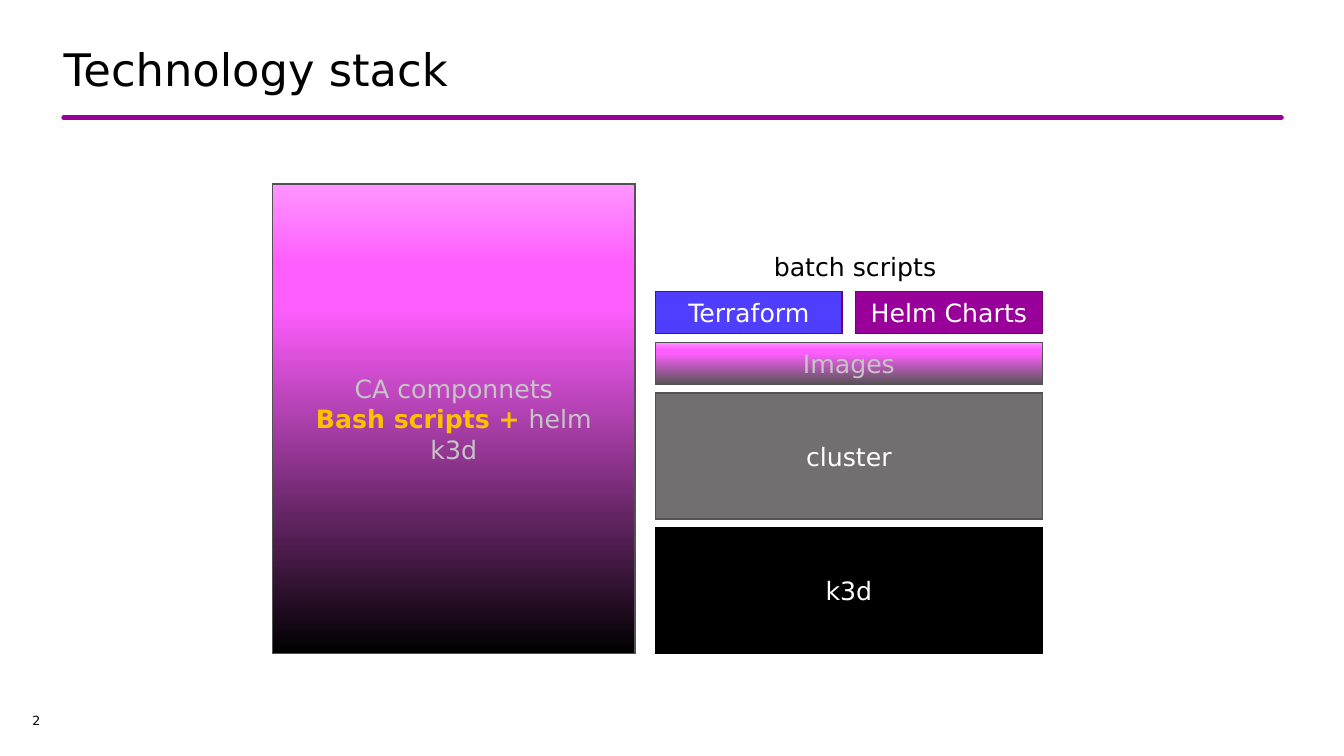
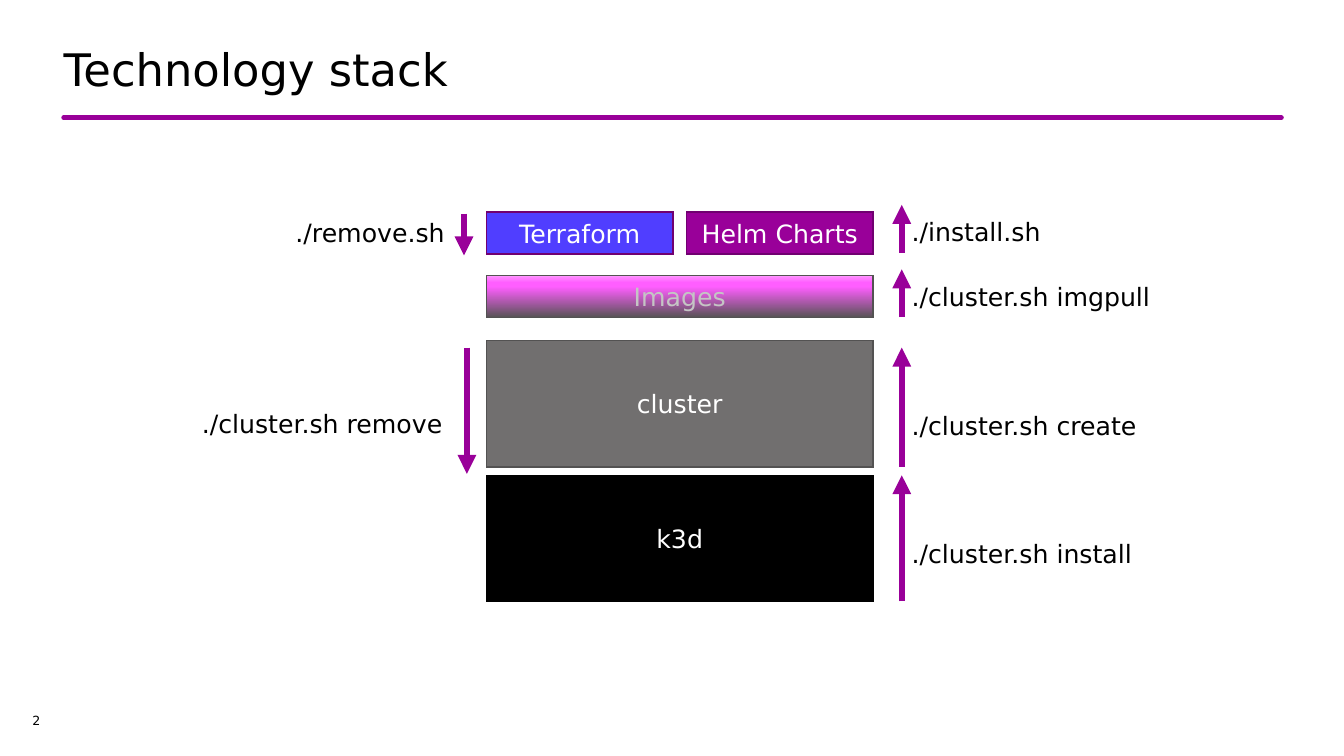
Before and after one commit to Guillermo-Avendano/mobius12, a slide deck: slide 2 of notes/Mobius_12.1_K3D_Terraform.pptx. Drawn at 1344x756 pixels with LibreOffice and Linux fonts; fonts in the diff are those of the drawing; background and template pictures are left out. Boxes give left, top, right and bottom in pixels: in the first picture for what was removed or moved away, otherwise in the second. Text is boxed around its words. In the diff, an @@ line names an element or a change of style, - is before the commit and + after.

```diff
--- a/notes/Mobius_12.1_K3D_Terraform.pptx
+++ b/notes/Mobius_12.1_K3D_Terraform.pptx
@@ rectangle removed at (273,184,635,653) @@
-CA componnets
-Bash scripts + helm
-k3d
@@ arrow added from (902, 253) to (902, 205), #990099 4.5 pt @@
@@ text added at (295,223,444,245), 18 pt, text #000000 @@
+./remove.sh
@@ arrow added from (464, 214) to (464, 255), #990099 4.5 pt @@
@@ rectangle "Terraform": place and size @@
-rectangle "Terraform" at (655,291,842,334)
+rectangle "Terraform" at (487,212,674,254)
@@ rectangle "Helm Charts": place and size @@
-rectangle "Helm Charts" at (856,291,1043,334)
+rectangle "Helm Charts" at (687,212,873,254)
@@ text added at (912,222,1041,244), 18 pt, text #000000 @@
+./install.sh
@@ text removed at (774,257,936,282) @@
-batch scripts
@@ arrow added from (902, 318) to (902, 269), #990099 4.5 pt @@
@@ rectangle "Images": place and size @@
-rectangle "Images" at (655,343,1043,385)
+rectangle "Images" at (487,275,874,318)
@@ text added at (912,287,1150,312), 18 pt, text #000000 @@
+./cluster.sh imgpull
@@ arrow added from (467, 348) to (467, 474), #990099 4.5 pt @@
@@ rectangle "cluster": place and size @@
-rectangle "cluster" at (655,393,1043,519)
+rectangle "cluster" at (487,341,874,467)
@@ arrow added from (902, 467) to (902, 348), #990099 4.5 pt @@
@@ text added at (202,414,443,436), 18 pt, text #000000 @@
+./cluster.sh remove
@@ text added at (912,416,1137,438), 18 pt, text #000000 @@
+./cluster.sh create
@@ rectangle "k3d": place and size @@
-rectangle "k3d" at (655,527,1043,653)
+rectangle "k3d" at (487,476,874,602)
@@ arrow added from (902, 602) to (902, 476), #990099 4.5 pt @@
@@ text added at (912,544,1132,566), 18 pt, text #000000 @@
+./cluster.sh install
```
Also in this commit, not shown: 1 slide removed, 4 other files.
